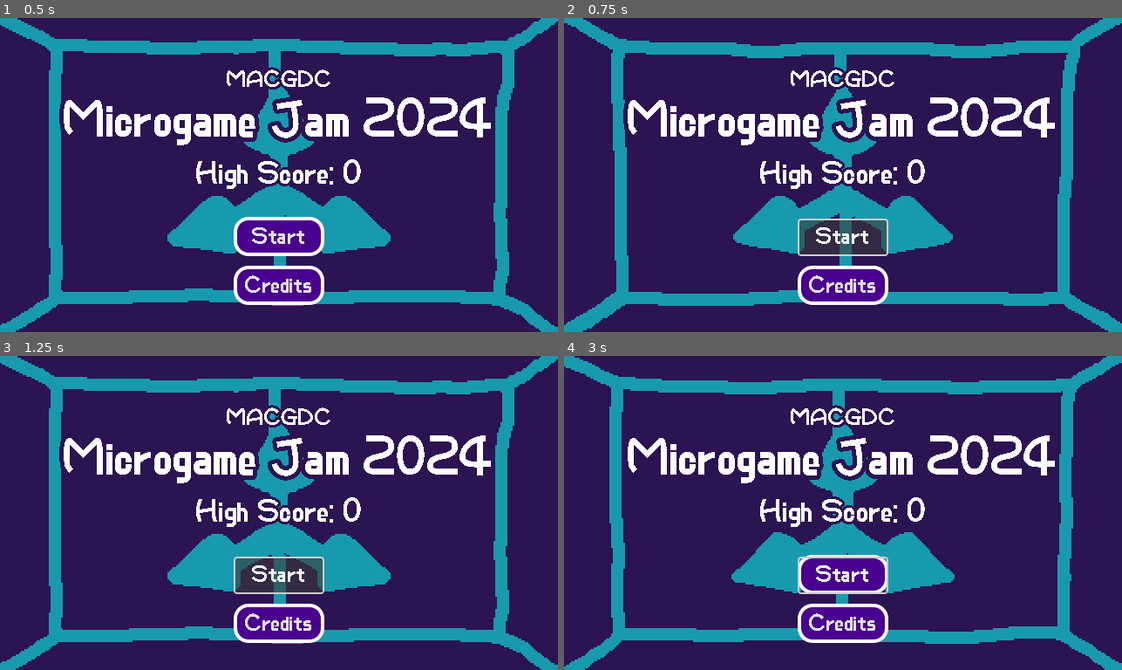
Above: before the commit, frames 1-4 (two rows, left to right).
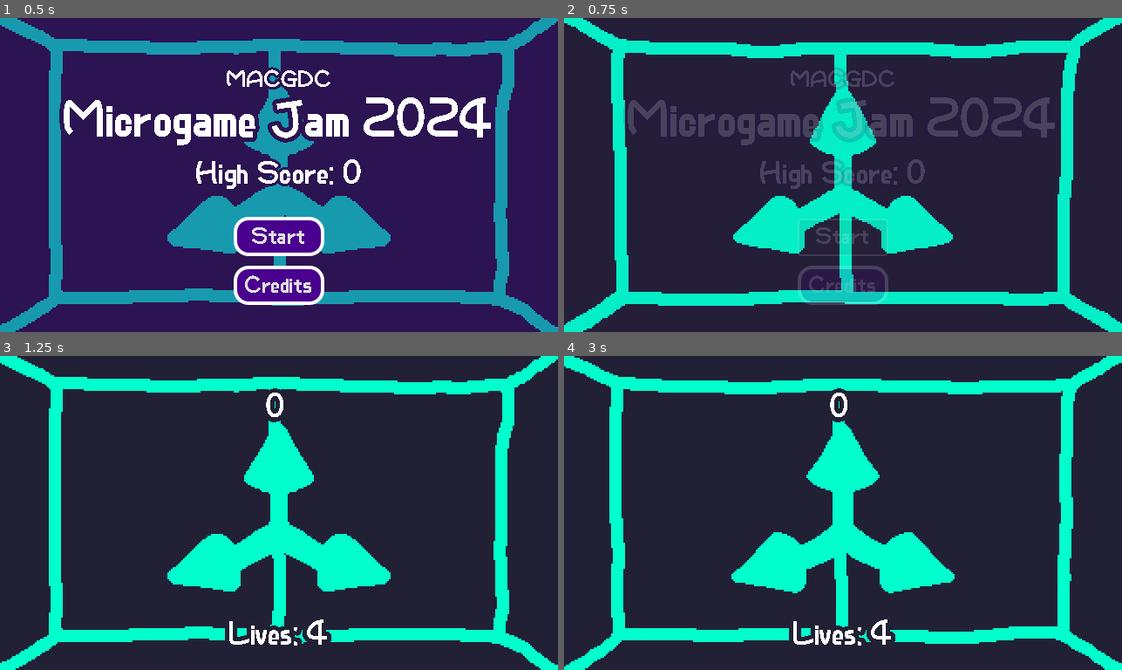
Above: after the commit, the same moments.

Repository: MuizHamzat/MicroGame
Game: Godot game, scene res://scenes/main/main.tscn
Same seed, same stepped clock (60 frames per second), same inputs: the game is played once before the commit and once after it. Sound files missing from this copy of the repository are replaced by a short silence.
Inputs (mouse positions are in pixels of both pictures, inside the frame that each line leads up to):
- Up to frame 1 (0.5 s): no input
- Up to frame 2 (0.75 s): click "Start" at 0.5 s
- Up to frame 3 (1.25 s): no input
- Up to frame 4 (3 s): click (843, 575) at 1.25 s, where only the run before the commit has a clickable "Start"; click (843, 575) at 2 s, where only the run before the commit has a clickable "Start"; move the mouse to (965, 497) at 2.77 s; click (965, 497) at 2.92 s

Frame 1 is identical in both runs. In frame 2, 93% of the frame differs, in the area x 0-100%, y 0-100%; in frame 3, 99%; in frame 4, 100%.
Error after the commit: Cannot call method 'instantiate' on a null value. (res://scenes/main/main.gd:56)

Commit message:
Added game folder

Diff:
--- a/MacGDC Microgame Jam 2024 Template/scenes/main/main.tscn
+++ b/MacGDC Microgame Jam 2024 Template/scenes/main/main.tscn
@@ -1,7 +1,6 @@
-[gd_scene load_steps=43 format=3 uid="uid://cqiygaoduxj2v"]
+[gd_scene load_steps=42 format=3 uid="uid://cqiygaoduxj2v"]
 
 [ext_resource type="Script" path="res://scenes/main/main.gd" id="1_c1cp2"]
-[ext_resource type="PackedScene" uid="uid://bvvfdxf15xxmf" path="res://microgames/MuizTest/MuizGame.tscn" id="2_b7ctq"]
 [ext_resource type="Texture2D" uid="uid://e4lvvaf2h0ca" path="res://scenes/main/sprites/door_left.png" id="3_1sdq5"]
 [ext_resource type="Texture2D" uid="uid://bjbil5iohc57a" path="res://scenes/main/sprites/room.png" id="3_y1h6j"]
 [ext_resource type="Texture2D" uid="uid://c577jxgsebcnh" path="res://scenes/main/sprites/control.png" id="4_gv218"]
@@ -1148,7 +1147,7 @@
 
 [node name="Main" type="Node2D"]
 script = ExtResource("1_c1cp2")
-microgames = Array[PackedScene]([ExtResource("2_b7ctq")])
+microgames = Array[PackedScene]([null])
 
 [node name="Room" type="Node2D" parent="."]
 z_index = 4095
@@ -1207,10 +1206,10 @@
 anchor_top = 0.412499
 anchor_right = -1.50547
 anchor_bottom = 0.412499
-offset_left = 2697.8
-offset_top = -336.799
-offset_right = 3965.79
-offset_bottom = -253.799
+offset_left = 1927.0
+offset_top = -217.999
+offset_right = 3194.99
+offset_bottom = -134.999
 grow_horizontal = 2
 grow_vertical = 2
 text = "0"
